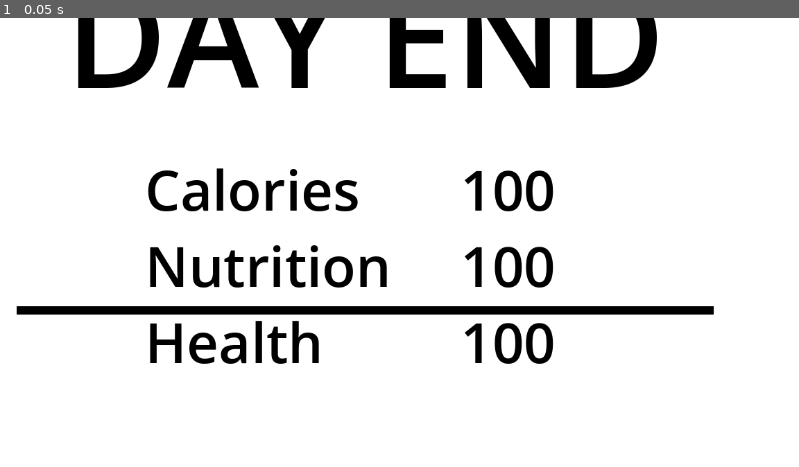
Above: before the commit, frame 1.
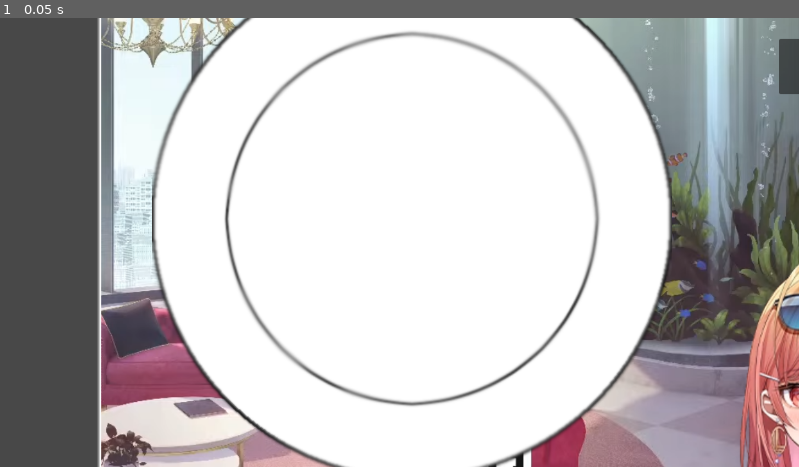
Above: after the commit, the same moment.

Repository: ratrproject/ririka-cooking
Game: Godot game, scene res://test-scene.tscn
The game is run twice, just before and just after one commit, with the same random seed, the same clock (stepped at 60 frames per second) and the same inputs.
Inputs:
- Up to frame 1 (0.05 s): no input

The runs differ from the first frame. In frame 1, 53% of the frame differs, in the area x 0-100%, y 0-100%.

Commit message:
Death and Food

Diff:
--- /dev/null
+++ b/Food/brocolli.tscn
@@ -0,0 +1,19 @@
+[gd_scene load_steps=5 format=3 uid="uid://bc7odmq7fi3ud"]
+
+[ext_resource type="Script" path="res://Scripts/Food.gd" id="1_yjhdw"]
+[ext_resource type="Texture2D" uid="uid://b83t1caljcjcg" path="res://Images/weiner.png" id="2_rqxjy"]
+[ext_resource type="Texture2D" uid="uid://6e253ja6l1e5" path="res://Images/prepared_weiner.png" id="3_68m5w"]
+[ext_resource type="Texture2D" uid="uid://bhk733wd0vspl" path="res://Images/weiner.jpg" id="4_502nr"]
+
+[node name="Broccoli" type="Node2D"]
+script = ExtResource("1_yjhdw")
+foodName = "Broccoli"
+calories = 100
+price = 2
+nutrition = 30
+cookLimit = 4
+icon = ExtResource("2_rqxjy")
+cookedImage1 = ExtResource("3_68m5w")
+cookedImage2 = ExtResource("4_502nr")
+cookedImage3 = ExtResource("4_502nr")
+cookedImage4 = ExtResource("4_502nr")
--- /dev/null
+++ b/Food/cabbage.tscn
@@ -0,0 +1,19 @@
+[gd_scene load_steps=5 format=3 uid="uid://dm55f6r0yvj8p"]
+
+[ext_resource type="Script" path="res://Scripts/Food.gd" id="1_g1gcl"]
+[ext_resource type="Texture2D" uid="uid://b83t1caljcjcg" path="res://Images/weiner.png" id="2_osnag"]
+[ext_resource type="Texture2D" uid="uid://6e253ja6l1e5" path="res://Images/prepared_weiner.png" id="3_t5p3q"]
+[ext_resource type="Texture2D" uid="uid://bhk733wd0vspl" path="res://Images/weiner.jpg" id="4_wl60i"]
+
+[node name="Cabbage" type="Node2D"]
+script = ExtResource("1_g1gcl")
+foodName = "Cabbage"
+calories = 100
+price = 2
+nutrition = 30
+cookLimit = 4
+icon = ExtResource("2_osnag")
+cookedImage1 = ExtResource("3_t5p3q")
+cookedImage2 = ExtResource("4_wl60i")
+cookedImage3 = ExtResource("4_wl60i")
+cookedImage4 = ExtResource("4_wl60i")
--- /dev/null
+++ b/Food/cheese.tscn
@@ -0,0 +1,19 @@
+[gd_scene load_steps=5 format=3 uid="uid://ci13dupu4bixf"]
+
+[ext_resource type="Script" path="res://Scripts/Food.gd" id="1_jab3d"]
+[ext_resource type="Texture2D" uid="uid://b83t1caljcjcg" path="res://Images/weiner.png" id="2_ww16p"]
+[ext_resource type="Texture2D" uid="uid://6e253ja6l1e5" path="res://Images/prepared_weiner.png" id="3_nh8dy"]
+[ext_resource type="Texture2D" uid="uid://bhk733wd0vspl" path="res://Images/weiner.jpg" id="4_47i35"]
+
+[node name="cheese" type="Node2D"]
+script = ExtResource("1_jab3d")
+foodName = "Cheese"
+calories = 100
+price = 2
+nutrition = 30
+cookLimit = 4
+icon = ExtResource("2_ww16p")
+cookedImage1 = ExtResource("3_nh8dy")
+cookedImage2 = ExtResource("4_47i35")
+cookedImage3 = ExtResource("4_47i35")
+cookedImage4 = ExtResource("4_47i35")
--- /dev/null
+++ b/Food/chicken.tscn
@@ -0,0 +1,19 @@
+[gd_scene load_steps=5 format=3 uid="uid://d363gyh0t47mq"]
+
+[ext_resource type="Script" path="res://Scripts/Food.gd" id="1_w728w"]
+[ext_resource type="Texture2D" uid="uid://b83t1caljcjcg" path="res://Images/weiner.png" id="2_16udw"]
+[ext_resource type="Texture2D" uid="uid://6e253ja6l1e5" path="res://Images/prepared_weiner.png" id="3_qmjyj"]
+[ext_resource type="Texture2D" uid="uid://bhk733wd0vspl" path="res://Images/weiner.jpg" id="4_cwbig"]
+
+[node name="chicken" type="Node2D"]
+script = ExtResource("1_w728w")
+foodName = "Chicken"
+calories = 100
+price = 2
+nutrition = 30
+cookLimit = 4
+icon = ExtResource("2_16udw")
+cookedImage1 = ExtResource("3_qmjyj")
+cookedImage2 = ExtResource("4_cwbig")
+cookedImage3 = ExtResource("4_cwbig")
+cookedImage4 = ExtResource("4_cwbig")
--- /dev/null
+++ b/Food/egg.tscn
@@ -0,0 +1,19 @@
+[gd_scene load_steps=5 format=3 uid="uid://48kvdvhhgf3b"]
+
+[ext_resource type="Script" path="res://Scripts/Food.gd" id="1_m4y18"]
+[ext_resource type="Texture2D" uid="uid://bb5jdn48gn6ss" path="res://Images/prepared_egg.png" id="2_341rv"]
+[ext_resource type="Texture2D" uid="uid://ca6u4rxa7ejy2" path="res://Images/eggs.png" id="3_o1272"]
+[ext_resource type="Texture2D" uid="uid://dkihd2wgwdheg" path="res://Images/Miso-US_d2a24340-a68e-4bb1-a973-d500c3fba412_grande.webp" id="4_l5tsi"]
+
+[node name="Egg" type="Node2D"]
+script = ExtResource("1_m4y18")
+foodName = "Egg"
+calories = 100
+price = 1
+nutrition = 30
+cookLimit = 4
+icon = ExtResource("2_341rv")
+cookedImage1 = ExtResource("3_o1272")
+cookedImage2 = ExtResource("4_l5tsi")
+cookedImage3 = ExtResource("4_l5tsi")
+cookedImage4 = ExtResource("4_l5tsi")
--- /dev/null
+++ b/Food/expired-weiner.tscn
@@ -0,0 +1,19 @@
+[gd_scene load_steps=5 format=3 uid="uid://b1hptfgbb3aqx"]
+
+[ext_resource type="Script" path="res://Scripts/Food.gd" id="1_le7yv"]
+[ext_resource type="Texture2D" uid="uid://b83t1caljcjcg" path="res://Images/weiner.png" id="2_7vp4q"]
+[ext_resource type="Texture2D" uid="uid://6e253ja6l1e5" path="res://Images/prepared_weiner.png" id="3_c52yh"]
+[ext_resource type="Texture2D" uid="uid://bhk733wd0vspl" path="res://Images/weiner.jpg" id="4_qvxx8"]
+
+[node name="Weiner (Expired)" type="Node2D"]
+script = ExtResource("1_le7yv")
+foodName = "Weiner (Expired)"
+calories = 100
+price = 2
+nutrition = 30
+cookLimit = 4
+icon = ExtResource("2_7vp4q")
+cookedImage1 = ExtResource("3_c52yh")
+cookedImage2 = ExtResource("4_qvxx8")
+cookedImage3 = ExtResource("4_qvxx8")
+cookedImage4 = ExtResource("4_qvxx8")
--- /dev/null
+++ b/Food/hardboiled-egg.tscn
@@ -0,0 +1,19 @@
+[gd_scene load_steps=5 format=3 uid="uid://cshvbxm5xsmml"]
+
+[ext_resource type="Script" path="res://Scripts/Food.gd" id="1_fnfkx"]
+[ext_resource type="Texture2D" uid="uid://ve6ykwbfobnt" path="res://Images/scallions.png" id="2_lic78"]
+[ext_resource type="Texture2D" uid="uid://b6quqi75jsyfr" path="res://Images/prepared_scallions.png" id="3_si156"]
+[ext_resource type="Texture2D" uid="uid://dkihd2wgwdheg" path="res://Images/Miso-US_d2a24340-a68e-4bb1-a973-d500c3fba412_grande.webp" id="4_lflud"]
+
+[node name="Egg (Hardboiled)" type="Node2D"]
+script = ExtResource("1_fnfkx")
+foodName = "Egg (Hardboiled)"
+calories = 100
+price = 1
+nutrition = 30
+cookLimit = 4
+icon = ExtResource("2_lic78")
+cookedImage1 = ExtResource("3_si156")
+cookedImage2 = ExtResource("4_lflud")
+cookedImage3 = ExtResource("4_lflud")
+cookedImage4 = ExtResource("4_lflud")
--- /dev/null
+++ b/Food/harissa.tscn
@@ -0,0 +1,19 @@
+[gd_scene load_steps=5 format=3 uid="uid://b0bkolmemovnh"]
+
+[ext_resource type="Script" path="res://Scripts/Food.gd" id="1_hv52k"]
+[ext_resource type="Texture2D" uid="uid://b83t1caljcjcg" path="res://Images/weiner.png" id="2_titdc"]
+[ext_resource type="Texture2D" uid="uid://6e253ja6l1e5" path="res://Images/prepared_weiner.png" id="3_f1gr7"]
+[ext_resource type="Texture2D" uid="uid://bhk733wd0vspl" path="res://Images/weiner.jpg" id="4_n0hm4"]
+
+[node name="Harissa" type="Node2D"]
+script = ExtResource("1_hv52k")
+foodName = "Harissa"
+calories = 100
+price = 2
+nutrition = 30
+cookLimit = 4
+icon = ExtResource("2_titdc")
+cookedImage1 = ExtResource("3_f1gr7")
+cookedImage2 = ExtResource("4_n0hm4")
+cookedImage3 = ExtResource("4_n0hm4")
+cookedImage4 = ExtResource("4_n0hm4")
--- /dev/null
+++ b/Food/karaage.tscn
@@ -0,0 +1,19 @@
+[gd_scene load_steps=5 format=3 uid="uid://dnr7iqyakyfw4"]
+
+[ext_resource type="Script" path="res://Scripts/Food.gd" id="1_xdgwt"]
+[ext_resource type="Texture2D" uid="uid://b83t1caljcjcg" path="res://Images/weiner.png" id="2_s4ndr"]
+[ext_resource type="Texture2D" uid="uid://6e253ja6l1e5" path="res://Images/prepared_weiner.png" id="3_uwn70"]
+[ext_resource type="Texture2D" uid="uid://bhk733wd0vspl" path="res://Images/weiner.jpg" id="4_1fkm3"]
+
+[node name="Karaage" type="Node2D"]
+script = ExtResource("1_xdgwt")
+foodName = "Karaage"
+calories = 100
+price = 2
+nutrition = 30
+cookLimit = 4
+icon = ExtResource("2_s4ndr")
+cookedImage1 = ExtResource("3_uwn70")
+cookedImage2 = ExtResource("4_1fkm3")
+cookedImage3 = ExtResource("4_1fkm3")
+cookedImage4 = ExtResource("4_1fkm3")
--- /dev/null
+++ b/Food/menma.tscn
@@ -0,0 +1,19 @@
+[gd_scene load_steps=5 format=3 uid="uid://c63twb5aduxsw"]
+
+[ext_resource type="Script" path="res://Scripts/Food.gd" id="1_s6q07"]
+[ext_resource type="Texture2D" uid="uid://b83t1caljcjcg" path="res://Images/weiner.png" id="2_cs4ne"]
+[ext_resource type="Texture2D" uid="uid://6e253ja6l1e5" path="res://Images/prepared_weiner.png" id="3_inauw"]
+[ext_resource type="Texture2D" uid="uid://bhk733wd0vspl" path="res://Images/weiner.jpg" id="4_paupd"]
+
+[node name="Menma" type="Node2D"]
+script = ExtResource("1_s6q07")
+foodName = "Menma"
+calories = 100
+price = 2
+nutrition = 30
+cookLimit = 4
+icon = ExtResource("2_cs4ne")
+cookedImage1 = ExtResource("3_inauw")
+cookedImage2 = ExtResource("4_paupd")
+cookedImage3 = ExtResource("4_paupd")
+cookedImage4 = ExtResource("4_paupd")
--- a/Food/ramen.tscn
+++ b/Food/ramen.tscn
@@ -1,7 +1,9 @@
-[gd_scene load_steps=3 format=3 uid="uid://bvm0ysodcqbn4"]
+[gd_scene load_steps=5 format=3 uid="uid://bvm0ysodcqbn4"]
 
 [ext_resource type="Script" path="res://Scripts/Food.gd" id="1_v6hmt"]
 [ext_resource type="Texture2D" uid="uid://dkihd2wgwdheg" path="res://Images/Miso-US_d2a24340-a68e-4bb1-a973-d500c3fba412_grande.webp" id="2_m4dws"]
+[ext_resource type="Texture2D" uid="uid://bujv5usigledm" path="res://Images/ramen.png" id="2_q5a3l"]
+[ext_resource type="Texture2D" uid="uid://cssuvh3qhd18h" path="res://Images/prepared_ramen.png" id="3_q57ya"]
 
 [node name="Ramen" type="Node2D"]
 script = ExtResource("1_v6hmt")
@@ -10,8 +12,8 @@
 price = 1
 nutrition = 30
 cookLimit = 4
-icon = ExtResource("2_m4dws")
-cookedImage1 = ExtResource("2_m4dws")
+icon = ExtResource("2_q5a3l")
+cookedImage1 = ExtResource("3_q57ya")
 cookedImage2 = ExtResource("2_m4dws")
 cookedImage3 = ExtResource("2_m4dws")
 cookedImage4 = ExtResource("2_m4dws")
--- /dev/null
+++ b/Food/rice.tscn
@@ -0,0 +1,19 @@
+[gd_scene load_steps=5 format=3 uid="uid://c5jvba2r7ckvt"]
+
+[ext_resource type="Script" path="res://Scripts/Food.gd" id="1_1s2wh"]
+[ext_resource type="Texture2D" uid="uid://b83t1caljcjcg" path="res://Images/weiner.png" id="2_vsffi"]
+[ext_resource type="Texture2D" uid="uid://6e253ja6l1e5" path="res://Images/prepared_weiner.png" id="3_6i4vg"]
+[ext_resource type="Texture2D" uid="uid://bhk733wd0vspl" path="res://Images/weiner.jpg" id="4_3qfn1"]
+
+[node name="Rice" type="Node2D"]
+script = ExtResource("1_1s2wh")
+foodName = "Rice"
+calories = 100
+price = 2
+nutrition = 30
+cookLimit = 4
+icon = ExtResource("2_vsffi")
+cookedImage1 = ExtResource("3_6i4vg")
+cookedImage2 = ExtResource("4_3qfn1")
+cookedImage3 = ExtResource("4_3qfn1")
+cookedImage4 = ExtResource("4_3qfn1")
--- /dev/null
+++ b/Food/scallion.tscn
@@ -0,0 +1,19 @@
+[gd_scene load_steps=5 format=3 uid="uid://bj1usg15vsc8v"]
+
+[ext_resource type="Script" path="res://Scripts/Food.gd" id="1_44kd0"]
+[ext_resource type="Texture2D" uid="uid://ve6ykwbfobnt" path="res://Images/scallions.png" id="2_m2v1l"]
+[ext_resource type="Texture2D" uid="uid://b6quqi75jsyfr" path="res://Images/prepared_scallions.png" id="3_r5l7h"]
+[ext_resource type="Texture2D" uid="uid://dkihd2wgwdheg" path="res://Images/Miso-US_d2a24340-a68e-4bb1-a973-d500c3fba412_grande.webp" id="4_rsoak"]
+
+[node name="Scallion" type="Node2D"]
+script = ExtResource("1_44kd0")
+foodName = "Egg"
+calories = 100
+price = 1
+nutrition = 30
+cookLimit = 4
+icon = ExtResource("2_m2v1l")
+cookedImage1 = ExtResource("3_r5l7h")
+cookedImage2 = ExtResource("4_rsoak")
+cookedImage3 = ExtResource("4_rsoak")
+cookedImage4 = ExtResource("4_rsoak")
--- /dev/null
+++ b/Food/tako.tscn
@@ -0,0 +1,19 @@
+[gd_scene load_steps=5 format=3 uid="uid://blu3v00nu816c"]
+
+[ext_resource type="Script" path="res://Scripts/Food.gd" id="1_4f3g7"]
+[ext_resource type="Texture2D" uid="uid://b83t1caljcjcg" path="res://Images/weiner.png" id="2_8esxb"]
+[ext_resource type="Texture2D" uid="uid://6e253ja6l1e5" path="res://Images/prepared_weiner.png" id="3_ogx5q"]
+[ext_resource type="Texture2D" uid="uid://bhk733wd0vspl" path="res://Images/weiner.jpg" id="4_mir57"]
+
+[node name="Tako" type="Node2D"]
+script = ExtResource("1_4f3g7")
+foodName = "Tako"
+calories = 100
+price = 2
+nutrition = 30
+cookLimit = 4
+icon = ExtResource("2_8esxb")
+cookedImage1 = ExtResource("3_ogx5q")
+cookedImage2 = ExtResource("4_mir57")
+cookedImage3 = ExtResource("4_mir57")
+cookedImage4 = ExtResource("4_mir57")
--- /dev/null
+++ b/Food/tuna.tscn
@@ -0,0 +1,19 @@
+[gd_scene load_steps=5 format=3 uid="uid://c5ofqlke3rdnb"]
+
+[ext_resource type="Script" path="res://Scripts/Food.gd" id="1_yb3l5"]
+[ext_resource type="Texture2D" uid="uid://b83t1caljcjcg" path="res://Images/weiner.png" id="2_atwln"]
+[ext_resource type="Texture2D" uid="uid://6e253ja6l1e5" path="res://Images/prepared_weiner.png" id="3_hi0bx"]
+[ext_resource type="Texture2D" uid="uid://bhk733wd0vspl" path="res://Images/weiner.jpg" id="4_i3ejj"]
+
+[node name="Tuna" type="Node2D"]
+script = ExtResource("1_yb3l5")
+foodName = "Tuna"
+calories = 100
+price = 2
+nutrition = 30
+cookLimit = 4
+icon = ExtResource("2_atwln")
+cookedImage1 = ExtResource("3_hi0bx")
+cookedImage2 = ExtResource("4_i3ejj")
+cookedImage3 = ExtResource("4_i3ejj")
+cookedImage4 = ExtResource("4_i3ejj")
--- a/Food/weiner.tscn
+++ b/Food/weiner.tscn
@@ -1,7 +1,9 @@
-[gd_scene load_steps=3 format=3 uid="uid://bqryt3bvwjgmy"]
+[gd_scene load_steps=5 format=3 uid="uid://bqryt3bvwjgmy"]
 
 [ext_resource type="Script" path="res://Scripts/Food.gd" id="1_k85ql"]
+[ext_resource type="Texture2D" uid="uid://b83t1caljcjcg" path="res://Images/weiner.png" id="2_fl0xc"]
 [ext_resource type="Texture2D" uid="uid://bhk733wd0vspl" path="res://Images/weiner.jpg" id="2_y4yxi"]
+[ext_resource type="Texture2D" uid="uid://6e253ja6l1e5" path="res://Images/prepared_weiner.png" id="3_ttsf7"]
 
 [node name="Weiner" type="Node2D"]
 script = ExtResource("1_k85ql")
@@ -10,8 +12,8 @@
 price = 2
 nutrition = 30
 cookLimit = 4
-icon = ExtResource("2_y4yxi")
-cookedImage1 = ExtResource("2_y4yxi")
+icon = ExtResource("2_fl0xc")
+cookedImage1 = ExtResource("3_ttsf7")
 cookedImage2 = ExtResource("2_y4yxi")
 cookedImage3 = ExtResource("2_y4yxi")
 cookedImage4 = ExtResource("2_y4yxi")
--- a/Nodes/prepared_food.tscn
+++ b/Nodes/prepared_food.tscn
@@ -3,5 +3,5 @@
 [sub_resource type="ImageTexture" id="ImageTexture_6p2xx"]
 
 [node name="PreparedFood" type="Sprite2D"]
-scale = Vector2(0.5, 0.5)
+scale = Vector2(1.5, 1.5)
 texture = SubResource("ImageTexture_6p2xx")
--- /dev/null
+++ b/Scripts/Death.gd
@@ -0,0 +1,18 @@
+extends Control
+
+func _open():
+	var mainScreen = get_node_or_null ('/root/Base/Main')
+	mainScreen.visible = false
+
+	var dayResults = get_node_or_null ('/root/Base/DayResults')
+	dayResults.visible = false
+
+	self.visible = true
+
+	var ririka = get_node_or_null ('/root/Base/Main/Ririka')
+
+	var label = get_node_or_null ('SurviveCounter')
+	label.text = 'SURVIVED ' + str(ririka.currentDay) +  ' DAYS'
+
+func _restart():
+	get_tree().reload_current_scene()
--- a/Player.gd
+++ b/Scripts/Player.gd
@@ -16,9 +16,15 @@
 @export var overEatHealthDrain = 0.25
 @export var healthRestore = 5
 
+signal is_dead
+
 # Called when the node enters the scene tree for the first time.
 func _ready():
 	pass # Replace with function body.
+
+func _input(event):
+	if event.is_action_pressed("ui_cancel"):
+		get_tree().quit()
 
 func _advance_day():
 	if currentDay % 7 == 0:
@@ -36,4 +42,7 @@
 	else:
 		health += healthRestore
 
+	if health <= 0:
+		emit_signal('is_dead')
+
 	return health > 0
--- a/Scripts/ShopMenu.gd
+++ b/Scripts/ShopMenu.gd
@@ -27,11 +27,35 @@
 			n.queue_free()
 
 		for n in range(10):
-			var rn = randi_range(0,1)
+			var rn = randi_range(0,20)
 			var food_item = null;
 			match rn:
-				1:
+				1,14,15:
 					food_item = preload("res://Food/weiner.tscn")
+				2,18:
+					food_item = preload("res://Food/egg.tscn")
+				3:
+					food_item = preload("res://Food/brocolli.tscn")
+				4:
+					food_item = preload("res://Food/cabbage.tscn")
+				5:
+					food_item = preload("res://Food/chicken.tscn")
+				6,16,17:
+					food_item = preload("res://Food/expired-weiner.tscn")
+				7:
+					food_item = preload("res://Food/hardboiled-egg.tscn")
+				8:
+					food_item = preload("res://Food/harissa.tscn")
+				9:
+					food_item = preload("res://Food/karaage.tscn")
+				10:
+					food_item = preload("res://Food/menma.tscn")
+				11,19:
+					food_item = preload("res://Food/rice.tscn")
+				12:
+					food_item = preload("res://Food/tako.tscn")
+				13:
+					food_item = preload("res://Food/tuna.tscn")
 				_:
 					food_item = preload("res://Food/ramen.tscn")
 
--- a/test-scene.tscn
+++ b/test-scene.tscn
@@ -1,11 +1,13 @@
 [gd_scene load_steps=12 format=3 uid="uid://cvmrrmkcgae66"]
 
+[ext_resource type="Script" path="res://Scripts/Inventory.gd" id="2_g28te"]
 [ext_resource type="Texture2D" uid="uid://ckli3lt31rnn6" path="res://Images/料理したくない日ってあるよね。そんな時に食べる最強飯見つけた。【#一条莉々華_hololive DEV_IS ReGLOSS】 1-41 screenshot.png" id="2_o4dve"]
-[ext_resource type="Script" path="res://Inventory.gd" id="2_svuwy"]
 [ext_resource type="Texture2D" uid="uid://d2k773cfl7etx" path="res://Images/Ichijou_Ririka_Full_Body_2.webp" id="3_rmqvn"]
-[ext_resource type="Script" path="res://Player.gd" id="4_axwrt"]
+[ext_resource type="Script" path="res://Scripts/Player.gd" id="4_nwwjx"]
 [ext_resource type="Script" path="res://Scripts/Bowl.gd" id="6_3dy5y"]
-[ext_resource type="Script" path="res://DayResults.gd" id="7_lg1gy"]
+[ext_resource type="Texture2D" uid="uid://rdany3aax5eg" path="res://Images/Bowl.png" id="6_y42xm"]
+[ext_resource type="Script" path="res://Scripts/DayResults.gd" id="8_e3w6x"]
+[ext_resource type="Script" path="res://Scripts/Death.gd" id="9_2qen0"]
 [ext_resource type="Script" path="res://Scripts/ShopMenu.gd" id="9_dv73i"]
 
 [sub_resource type="Gradient" id="Gradient_ea5xk"]
@@ -15,17 +17,10 @@
 [sub_resource type="GradientTexture1D" id="GradientTexture1D_38btl"]
 gradient = SubResource("Gradient_ea5xk")
 
-[sub_resource type="Gradient" id="Gradient_437y7"]
-colors = PackedColorArray(0, 0, 0, 1, 0, 0, 0, 1)
-
-[sub_resource type="GradientTexture1D" id="GradientTexture1D_voyso"]
-gradient = SubResource("Gradient_437y7")
-
 [node name="Base" type="Node2D"]
 metadata/_edit_vertical_guides_ = [-3036.0]
 
 [node name="Main" type="Node2D" parent="."]
-visible = false
 
 [node name="Camera2D" type="Camera2D" parent="Main"]
 editor_draw_limits = true
@@ -50,21 +45,21 @@
 offset_bottom = -438.0
 scale = Vector2(5.77639, 5.77639)
 columns = 3
-script = ExtResource("2_svuwy")
+script = ExtResource("2_g28te")
 
 [node name="Ririka" type="Sprite2D" parent="Main"]
 position = Vector2(624, 938)
 scale = Vector2(1.62107, 1.62107)
 texture = ExtResource("3_rmqvn")
-script = ExtResource("4_axwrt")
+script = ExtResource("4_nwwjx")
 
 [node name="Bowl" type="Node2D" parent="Main"]
 position = Vector2(18, -34)
 script = ExtResource("6_3dy5y")
 
 [node name="BowlImage" type="Sprite2D" parent="Main/Bowl"]
-scale = Vector2(3.14218, 781.875)
-texture = SubResource("GradientTexture1D_voyso")
+scale = Vector2(1.5, 1.5)
+texture = ExtResource("6_y42xm")
 
 [node name="BowlContents" type="Control" parent="Main/Bowl"]
 layout_mode = 3
@@ -152,11 +147,12 @@
 script = ExtResource("9_dv73i")
 
 [node name="DayResults" type="Control" parent="."]
+visible = false
 layout_mode = 3
 anchors_preset = 0
 offset_right = 40.0
 offset_bottom = 40.0
-script = ExtResource("7_lg1gy")
+script = ExtResource("8_e3w6x")
 
 [node name="ColorRect" type="ColorRect" parent="DayResults"]
 clip_contents = true
@@ -255,6 +251,57 @@
 theme_override_font_sizes/font_size = 50
 text = "Next Day"
 
+[node name="Death" type="Control" parent="."]
+visible = false
+layout_mode = 3
+anchors_preset = 0
+offset_right = 40.0
+offset_bottom = 40.0
+script = ExtResource("9_2qen0")
+
+[node name="ColorRect3" type="ColorRect" parent="Death"]
+clip_contents = true
+layout_mode = 0
+offset_left = -1263.0
+offset_top = -571.0
+offset_right = -1223.0
+offset_bottom = -531.0
+scale = Vector2(62.4061, 30.3733)
+
+[node name="Label2" type="Label" parent="Death"]
+layout_mode = 0
+offset_left = -471.0
+offset_top = -138.0
+offset_right = 394.0
+offset_bottom = 138.0
+theme_override_colors/font_color = Color(0, 0, 0, 1)
+theme_override_font_sizes/font_size = 200
+text = "DEAD"
+horizontal_alignment = 1
+vertical_alignment = 1
+
+[node name="SurviveCounter" type="Label" parent="Death"]
+layout_mode = 0
+offset_left = -471.0
+offset_top = 58.0
+offset_right = 394.0
+offset_bottom = 334.0
+theme_override_colors/font_color = Color(0, 0, 0, 1)
+theme_override_font_sizes/font_size = 69
+text = "SURVIVED XX DAYS"
+horizontal_alignment = 1
+vertical_alignment = 1
+
+[node name="RestartButton" type="Button" parent="Death"]
+layout_mode = 0
+offset_left = -177.0
+offset_top = 369.0
+offset_right = 154.0
+offset_bottom = 449.0
+theme_override_font_sizes/font_size = 50
+text = "Restart"
+
+[connection signal="is_dead" from="Main/Ririka" to="Death" method="_open"]
 [connection signal="pressed" from="Main/EatButton" to="DayResults" method="_open"]
 [connection signal="pressed" from="Main/ShopButton" to="ShopMenu" method="_open"]
 [connection signal="pressed" from="ShopMenu/ShopCloseButton" to="ShopMenu" method="_close"]
@@ -262,3 +309,4 @@
 [connection signal="day_advanced" from="DayResults" to="Main/Bowl" method="_on_day_results_day_advanced"]
 [connection signal="day_advanced" from="DayResults" to="ShopMenu" method="_on_day_results_day_advanced"]
 [connection signal="pressed" from="DayResults/NewDayButton" to="DayResults" method="_close"]
+[connection signal="pressed" from="Death/RestartButton" to="Death" method="_restart"]
Binary file added: Images/Bowl.png
Not shown, added: Images/Bowl.png.import
Binary file added: Images/eggs.png
Not shown, added: Images/eggs.png.import
Binary file added: Images/prepared food.png
Not shown, added: Images/prepared food.png.import
Binary file added: Images/prepared_egg.png
Not shown, added: Images/prepared_egg.png.import
Binary file added: Images/prepared_ramen.png
Not shown, added: Images/prepared_ramen.png.import
Binary file added: Images/prepared_scallions.png
Not shown, changed: Images/prepared_scallions.png.import
(and 11 more such lines)
